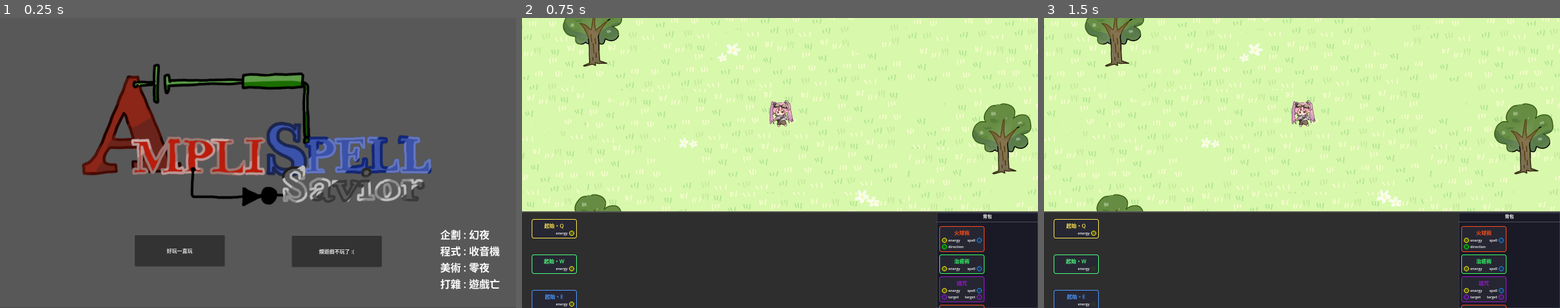
Above: before the commit, frames 1-3 (left to right).
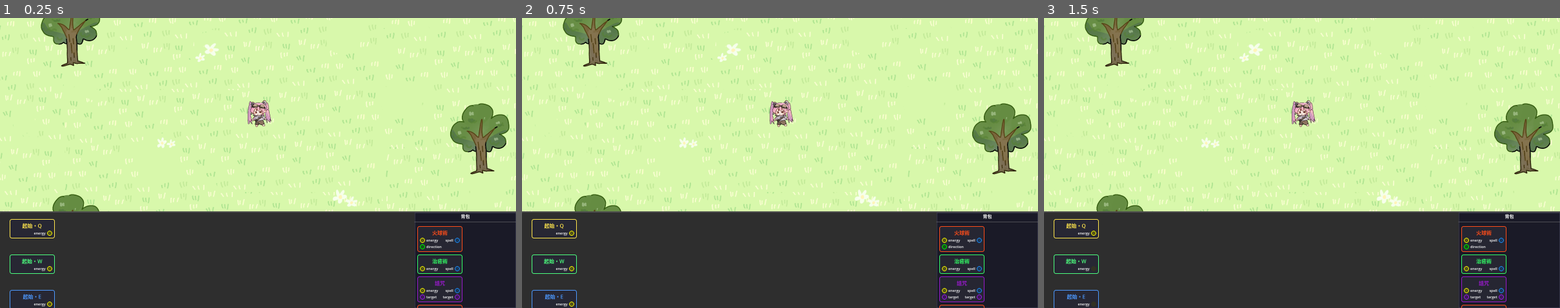
Above: after the commit, the same moments.

Repository: BlueRadio57445/spell-chanting-loudspeaker
Game: Godot game, scene res://scenes/main.tscn
Same seed, same stepped clock (60 frames per second), same inputs: the game is played once before the commit and once after it. Before the commit the project starts from res://scenes/MainMenu.tscn. The engine's default icon, where the game draws it, is replaced by a stand-in: a white triangle on a blue panel in a dark square.
Inputs (mouse positions are in pixels of both pictures, inside the frame that each line leads up to):
- Up to frame 1 (0.25 s): no input
- Up to frame 2 (0.75 s): click (702, 250) at 0.5 s, where only the run before the commit has a clickable "好玩一直玩"
- Up to frame 3 (1.5 s): click (1095, 232) at 1.27 s

The runs differ from the first frame. In frame 1, 96% of the frame differs, in the area x 0-100%, y 0-100%; in frame 2, nothing differs; in frame 3, nothing differs.

Commit message:
搞定了，現在不衝突了

Diff:
--- a/project.godot
+++ b/project.godot
@@ -11,7 +11,7 @@
 [application]
 
 config/name="Spell-chanting Loudspeaker"
-run/main_scene="uid://dpcmgv4rejxg1"
+run/main_scene="uid://meht7tvp030q"
 config/features=PackedStringArray("4.6", "Forward Plus")
 config/icon="res://icon.svg"
 
@@ -26,11 +26,33 @@
 
 [global_group]
 
+mobs="敵方怪物的群組"
+player="玩家"
 Enemy=""
 Obstacle=""
 
 [input]
 
+rune_trigger_q={
+"deadzone": 0.5,
+"events": [Object(InputEventKey,"resource_local_to_scene":false,"resource_name":"","device":-1,"window_id":0,"alt_pressed":false,"shift_pressed":false,"ctrl_pressed":false,"meta_pressed":false,"pressed":false,"keycode":0,"physical_keycode":81,"key_label":0,"unicode":113,"location":0,"echo":false,"script":null)
+]
+}
+rune_trigger_w={
+"deadzone": 0.5,
+"events": [Object(InputEventKey,"resource_local_to_scene":false,"resource_name":"","device":-1,"window_id":0,"alt_pressed":false,"shift_pressed":false,"ctrl_pressed":false,"meta_pressed":false,"pressed":false,"keycode":0,"physical_keycode":87,"key_label":0,"unicode":119,"location":0,"echo":false,"script":null)
+]
+}
+rune_trigger_e={
+"deadzone": 0.5,
+"events": [Object(InputEventKey,"resource_local_to_scene":false,"resource_name":"","device":-1,"window_id":0,"alt_pressed":false,"shift_pressed":false,"ctrl_pressed":false,"meta_pressed":false,"pressed":false,"keycode":0,"physical_keycode":69,"key_label":0,"unicode":101,"location":0,"echo":false,"script":null)
+]
+}
+rune_trigger_r={
+"deadzone": 0.5,
+"events": [Object(InputEventKey,"resource_local_to_scene":false,"resource_name":"","device":-1,"window_id":0,"alt_pressed":false,"shift_pressed":false,"ctrl_pressed":false,"meta_pressed":false,"pressed":false,"keycode":0,"physical_keycode":82,"key_label":0,"unicode":114,"location":0,"echo":false,"script":null)
+]
+}
 Die={
 "deadzone": 0.2,
 "events": [Object(InputEventKey,"resource_local_to_scene":false,"resource_name":"","device":0,"window_id":0,"alt_presse …(189 unchanged characters)…
--- a/scenes/enemys/SlowEnemy.tscn
+++ b/scenes/enemys/SlowEnemy.tscn
@@ -10,7 +10,7 @@
 [sub_resource type="RectangleShape2D" id="RectangleShape2D_i3s64"]
 size = Vector2(69, 69)
 
-[node name="EnemyBase" type="CharacterBody2D" unique_id=1417908132 groups=["Enemy"]]
+[node name="EnemyBase2" type="CharacterBody2D" unique_id=1417908132 groups=["Enemy"]]
 collision_layer = 4
 script = ExtResource("1_80u3f")
 loot_item_scene = ExtResource("2_ir53m")
--- a/scripts/projectiles/movements/homing_movement.gd
+++ b/scripts/projectiles/movements/homing_movement.gd
@@ -46,7 +46,7 @@
 	projectile.position += projectile.direction * projectile.speed * delta
 
 func _find_nearest_target(projectile: ProjectileBase) -> void:
-	var mobs: Array[Node] = projectile.get_tree().get_nodes_in_group("mobs")
+	var mobs: Array[Node] = projectile.get_tree().get_nodes_in_group("Enemy")
 	var min_dist: float = INF
 	target = null
 	for mob in mobs:
Not shown: 1 places in scenes/main.tscn that only renumber resources
